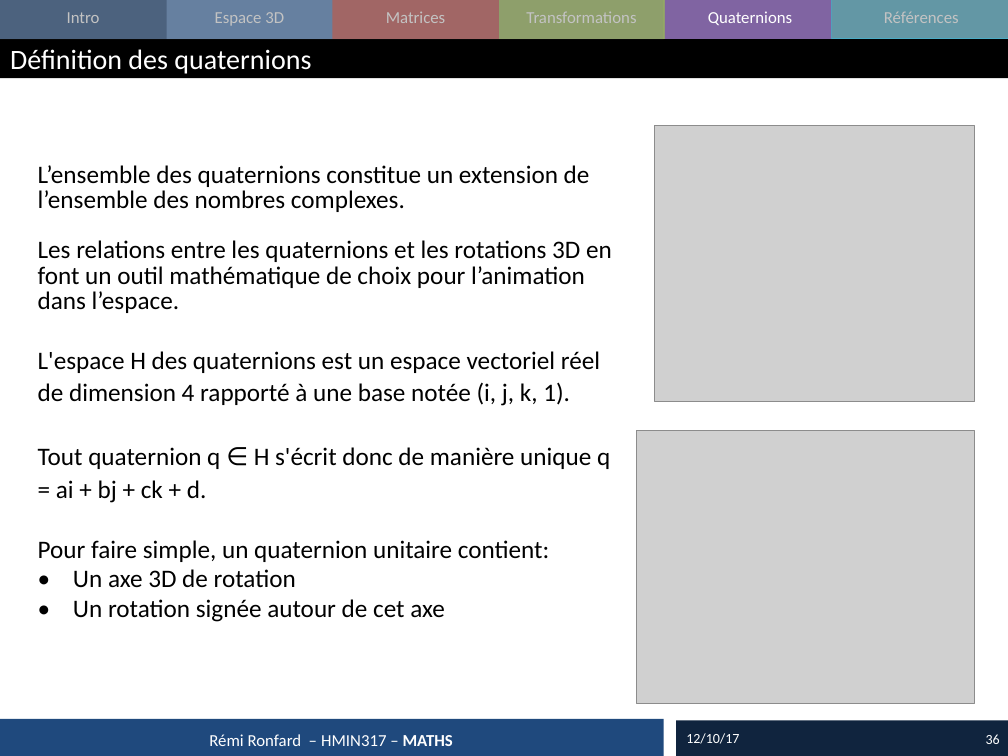
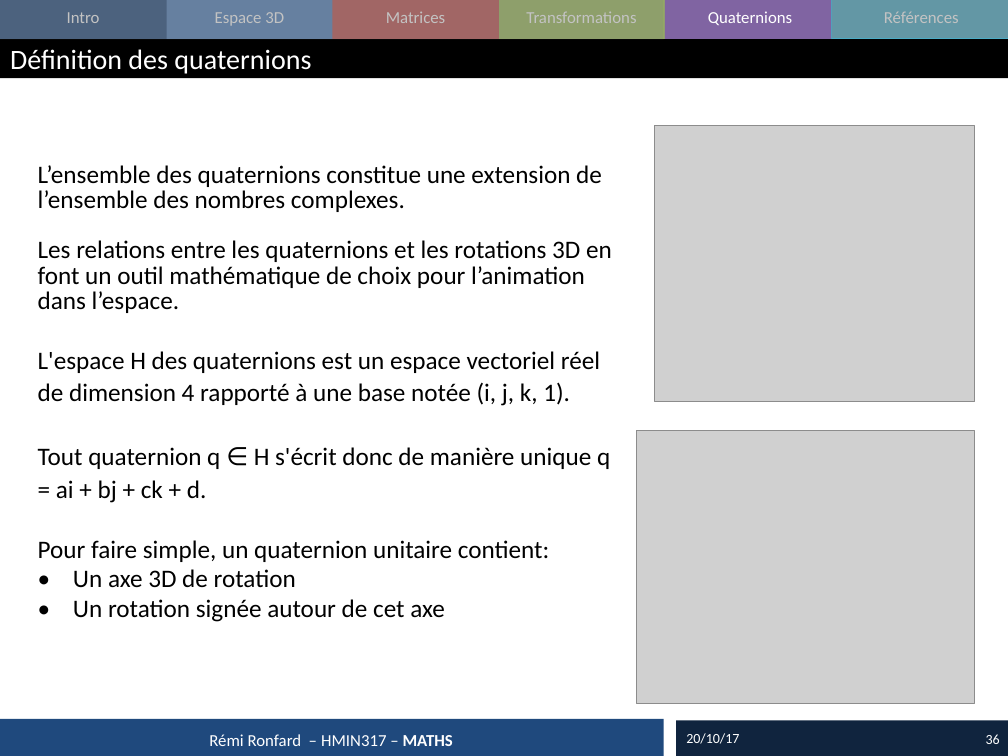
Before and after one commit to master-imagina/hmin317, a slide deck: slide 36 of 2017_08_Maths.pptx. Drawn at 1008x756 pixels with LibreOffice and Linux fonts; fonts in the diff are those of the drawing; grey boxes stand for pictures. Boxes give left, top, right and bottom in pixels: in the first picture for what was removed or moved away, otherwise in the second. Text is boxed around its words. In the diff, an @@ line names an element or a change of style, - is before the commit and + after.

```diff
--- a/2017_08_Maths.pptx
+++ b/2017_08_Maths.pptx
@@ text at bbox=[38, 165, 602, 212]: text changed @@
-L’ensemble des quaternions constitue un extension de l’ensemble des nombres complexes.
+L’ensemble des quaternions constitue une extension de l’ensemble des nombres complexes.
@@ text at bbox=[686, 733, 739, 744]: text changed @@
-12/10/17
+20/10/17
```
Also in this commit, not shown: 29 other slides changed, 3 other files.
